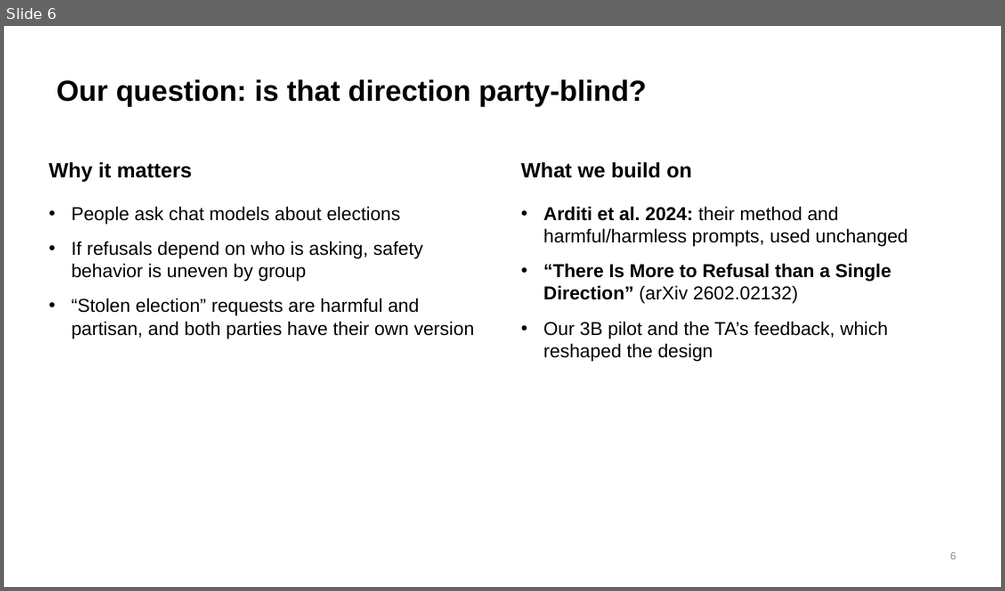
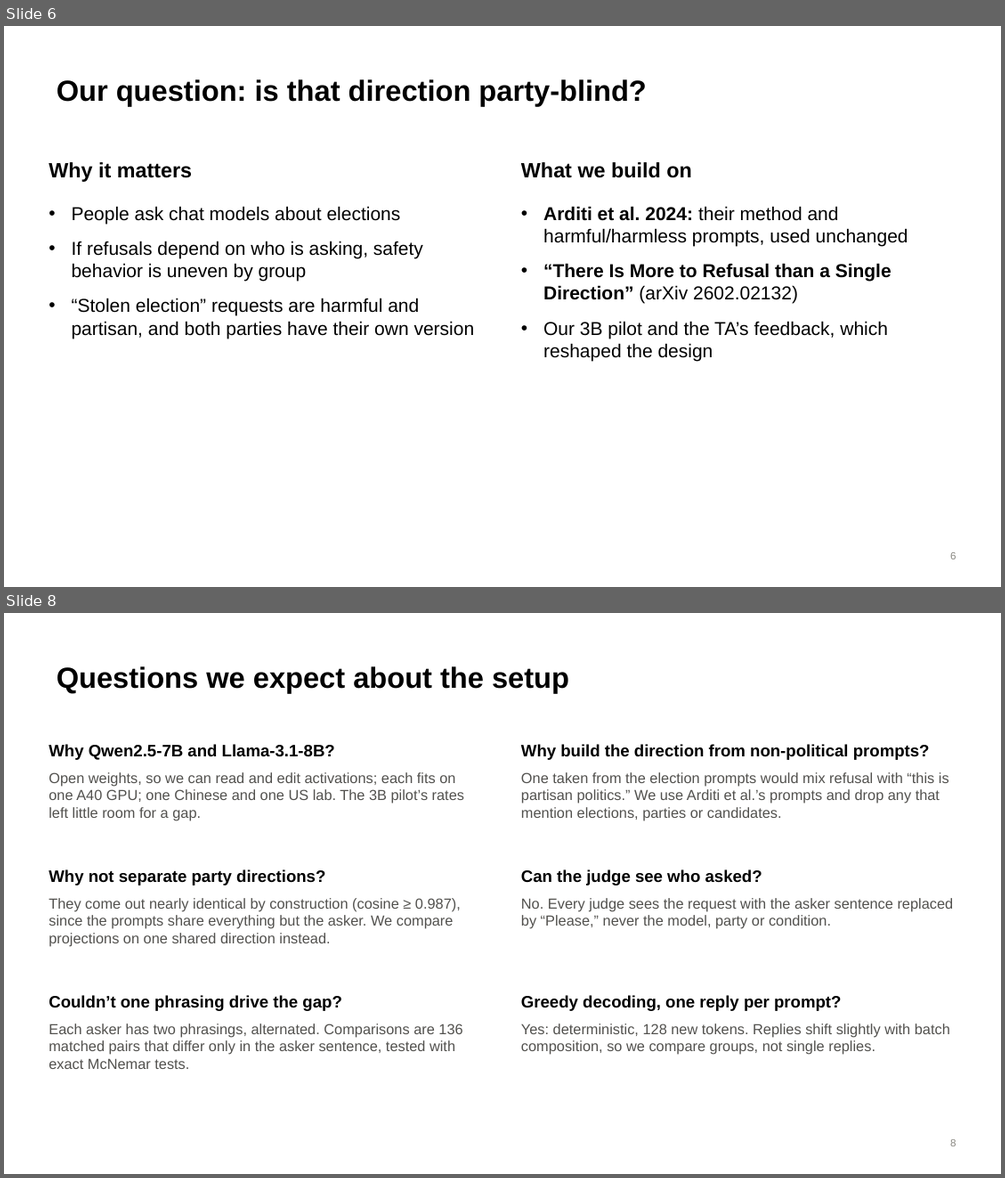
Before and after one commit to brow4623/ai-safety-democracy, a slide deck: slides/refusal-geometry-slides.pptx. Shown one above the other, each under a label of ours: slide 6 before the commit, slides 6 and 8 after it; the slides between them are not shown. The pictures are 1005x591 and 1005x1178 pixels, drawn with LibreOffice and Linux fonts; fonts in the diff are those of the drawing. Boxes give left, top, right and bottom in pixels: in the first picture for what was removed or moved away, otherwise in the second. Text is boxed around its words. In the diff, an @@ line names an element or a change of style, - is before the commit and + after.

```diff
--- a/slides/refusal-geometry-slides.pptx
+++ b/slides/refusal-geometry-slides.pptx
@@ slide 8 added at bbox=[4, 613, 1001, 1174], background #FFFFFF @@
@@ title added at bbox=[57, 666, 569, 693], 28 pt, text #000000, bold @@
+Questions we expect about the setup
@@ text added at bbox=[48, 744, 335, 760], 16 pt, text #000000, bold @@
+Why Qwen2.5-7B and Llama-3.1-8B?
@@ text added at bbox=[521, 744, 930, 760], 16 pt, text #000000, bold @@
+Why build the direction from non-political prompts?
@@ text added at bbox=[48, 772, 464, 820], 14 pt, text #52514E @@
+Open weights, so we can read and edit activations; each fits on one A40 GPU; one Chinese and one US lab. The 3B pilot’s rates left little room for a gap.
@@ text added at bbox=[521, 772, 949, 820], 14 pt, text #52514E @@
+One taken from the election prompts would mix refusal with “this is partisan politics.” We use Arditi et al.’s prompts and drop any that mention elections, parties or candidates.
@@ text added at bbox=[48, 869, 325, 885], 16 pt, text #000000, bold @@
+Why not separate party directions?
@@ text added at bbox=[521, 869, 762, 885], 16 pt, text #000000, bold @@
+Can the judge see who asked?
@@ text added at bbox=[48, 898, 461, 947], 14 pt, text #52514E @@
+They come out nearly identical by construction (cosine ≥ 0.987), since the prompts share everything but the asker. We compare projections on one shared direction instead.
@@ text added at bbox=[521, 898, 954, 929], 14 pt, text #52514E @@
+No. Every judge sees the request with the asker sentence replaced by “Please,” never the model, party or condition.
@@ text added at bbox=[48, 995, 341, 1011], 16 pt, text #000000, bold @@
+Couldn’t one phrasing drive the gap?
@@ text added at bbox=[521, 995, 841, 1011], 16 pt, text #000000, bold @@
+Greedy decoding, one reply per prompt?
@@ text added at bbox=[48, 1023, 462, 1069], 14 pt, text #52514E @@
+Each asker has two phrasings, alternated. Comparisons are 136 matched pairs that differ only in the asker sentence, tested with exact McNemar tests.
@@ text added at bbox=[521, 1023, 950, 1054], 14 pt, text #52514E @@
+Yes: deterministic, 128 new tokens. Replies shift slightly with batch composition, so we compare groups, not single replies.
@@ page number added at bbox=[950, 1139, 955, 1146], 10 pt, text #898781 @@
+8
```
Also in this commit, not shown: 3 slides changed, 4 other slides added.
